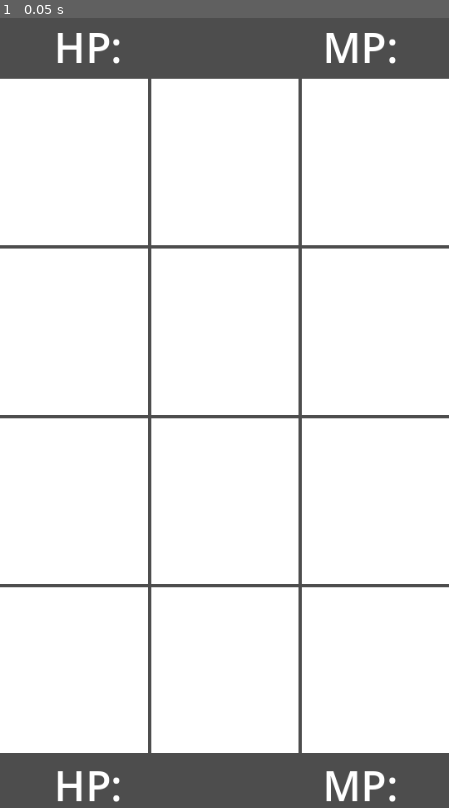
Above: before the commit, frame 1.
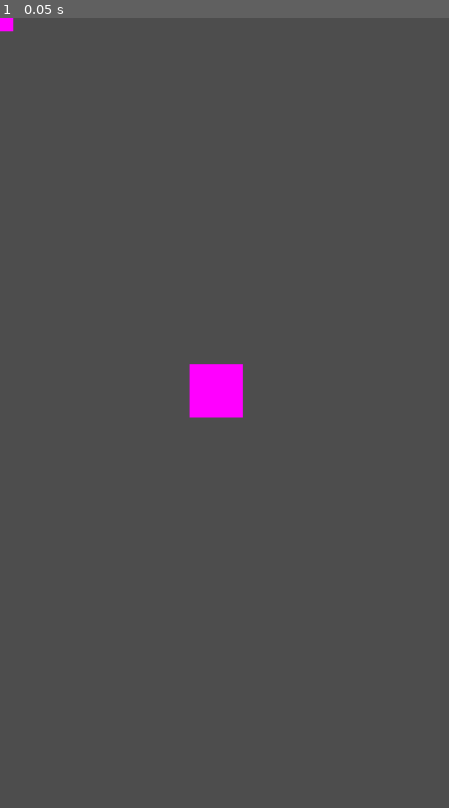
Above: after the commit, the same moment.

Repository: Igorrreha/card-game
Game: Godot game, scene res://main.tscn
Same seed, same stepped clock (60 frames per second), same inputs: the game is played once before the commit and once after it.
Inputs:
- Up to frame 1 (0.05 s): no input

The runs differ from the first frame. In frame 1, 84% of the frame differs, in the area x 0-100%, y 0-100%.
Error after the commit: Parse Error: Argument 1 of annotation "@export_node_path" isn't a constant expression. (res://obj/world_investigation/character/character.gd:4)

Commit message:
World investigation core

Diff:
--- a/main.tscn
+++ b/main.tscn
@@ -1,50 +1,50 @@
-[gd_scene load_steps=5 format=3 uid="uid://bptyo4acexbgm"]
+[gd_scene load_steps=6 format=3 uid="uid://btijmwyeuv7vw"]
 
-[ext_resource type="PackedScene" uid="uid://0vkabsmi5mk3" path="res://obj/card_battle/ui/character_info/character_info.tscn" id="1_cepv7"]
-[ext_resource type="PackedScene" path="res://obj/card_battle/ui/battle_field/battle_field.tscn" id="2_c46e4"]
-[ext_resource type="PackedScene" uid="uid://c5mv61awxomkm" path="res://obj/card_battle/ui/cards_list/cards_list.tscn" id="3_fbjvv"]
-[ext_resource type="Script" path="res://system/card_battle/duel_starter.gd" id="4_51dor"]
+[ext_resource type="PackedScene" uid="uid://cdi76rdok4a0f" path="res://obj/card_battle/duel/card_duel_layout.tscn" id="1_ukgr8"]
+[ext_resource type="PackedScene" uid="uid://b2ncprnqsp5oq" path="res://obj/world_investigation/character/character.tscn" id="2_njudw"]
+[ext_resource type="Script" path="res://obj/world_investigation/ui/joystick.gd" id="3_qusk8"]
+
+[sub_resource type="CircleShape2D" id="CircleShape2D_m5ymu"]
+
+[sub_resource type="NoiseTexture" id="NoiseTexture_l4yfj"]
+width = 64
+height = 64
 
 [node name="Main" type="Node"]
 
-[node name="CardDuelLayout" type="Control" parent="."]
-anchor_right = 1.0
-anchor_bottom = 1.0
+[node name="Location" type="Node2D" parent="."]
 
-[node name="VBoxContainer" type="VBoxContainer" parent="CardDuelLayout"]
-anchor_right = 1.0
-anchor_bottom = 1.0
+[node name="Character" parent="Location" instance=ExtResource( "2_njudw" )]
 
-[node name="Character" parent="CardDuelLayout/VBoxContainer" instance=ExtResource( "1_cepv7" )]
-anchor_left = 0.0
-anchor_top = 0.0
-anchor_right = 0.0
-anchor_bottom = 0.0
-offset_left = 0.0
-offset_top = 0.0
-offset_right = 540.0
-offset_bottom = 100.0
+[node name="Opponent" type="Area2D" parent="Location"]
+position = Vector2(414, 497)
+collision_mask = 0
+monitoring = false
 
-[node name="BattleField" parent="CardDuelLayout/VBoxContainer" instance=ExtResource( "2_c46e4" )]
-anchor_right = 0.0
-anchor_bottom = 0.0
-offset_top = 104.0
-offset_right = 540.0
-offset_bottom = 702.0
+[node name="CollisionShape2D" type="CollisionShape2D" parent="Location/Opponent"]
+shape = SubResource( "CircleShape2D_m5ymu" )
 
-[node name="Character2" parent="CardDuelLayout/VBoxContainer" instance=ExtResource( "1_cepv7" )]
-anchor_left = 0.0
-anchor_top = 0.0
-anchor_right = 0.0
-anchor_bottom = 0.0
-offset_left = 0.0
-offset_top = 706.0
-offset_right = 540.0
-offset_bottom = 806.0
+[node name="CardDuelLayout" parent="." instance=ExtResource( "1_ukgr8" )]
+visible = false
 
-[node name="Cards" parent="CardDuelLayout/VBoxContainer" instance=ExtResource( "3_fbjvv" )]
-offset_top = 810.0
-offset_bottom = 960.0
+[node name="HUD" type="Control" parent="."]
+offset_right = 40.0
+offset_bottom = 40.0
 
-[node name="DuelStarter" type="Node" parent="."]
-script = ExtResource( "4_51dor" )
+[node name="Joystick" type="Control" parent="HUD"]
+offset_left = 283.0
+offset_top = 391.0
+offset_right = 323.0
+offset_bottom = 431.0
+script = ExtResource( "3_qusk8" )
+_max_drag_distance = 200.0
+
+[node name="TextureButton" type="TextureButton" parent="HUD"]
+offset_left = 228.0
+offset_top = 416.0
+offset_right = 740.0
+offset_bottom = 928.0
+texture_normal = SubResource( "NoiseTexture_l4yfj" )
+
+[connection signal="output_updated" from="HUD/Joystick" to="Location/Character" method="update_move_input"]
+[connection signal="pressed" from="HUD/TextureButton" to="Location/Character" method="interact"]
--- a/obj/card_battle/action/summon_minion.gd
+++ b/obj/card_battle/action/summon_minion.gd
@@ -22,3 +22,4 @@
 			var target_cell = battle_field.get_selected_cell()
 			var minion = CardBattleMinion.new(_minion_configuration, actor, target_cell.get_position())
 			target_cell.get_objects().append(minion)
+			minion.spawn()
--- /dev/null
+++ b/obj/card_battle/duel/card_duel_layout.tscn
@@ -0,0 +1,44 @@
+[gd_scene load_steps=4 format=3 uid="uid://cdi76rdok4a0f"]
+
+[ext_resource type="PackedScene" uid="uid://0vkabsmi5mk3" path="res://obj/card_battle/ui/character_info/character_info.tscn" id="1_xkd7c"]
+[ext_resource type="PackedScene" uid="uid://c1s6aj6ya542h" path="res://obj/card_battle/ui/battle_field/battle_field.tscn" id="2_igcib"]
+[ext_resource type="PackedScene" uid="uid://c5mv61awxomkm" path="res://obj/card_battle/ui/cards_list/cards_list.tscn" id="3_3qgip"]
+
+[node name="CardDuelLayout" type="Control"]
+anchor_right = 1.0
+anchor_bottom = 1.0
+
+[node name="VBoxContainer" type="VBoxContainer" parent="."]
+anchor_right = 1.0
+anchor_bottom = 1.0
+
+[node name="Character" parent="VBoxContainer" instance=ExtResource( "1_xkd7c" )]
+anchor_left = 0.0
+anchor_top = 0.0
+anchor_right = 0.0
+anchor_bottom = 0.0
+offset_left = 0.0
+offset_top = 0.0
+offset_right = 540.0
+offset_bottom = 100.0
+
+[node name="BattleField" parent="VBoxContainer" instance=ExtResource( "2_igcib" )]
+anchor_right = 0.0
+anchor_bottom = 0.0
+offset_top = 104.0
+offset_right = 540.0
+offset_bottom = 702.0
+
+[node name="Character2" parent="VBoxContainer" instance=ExtResource( "1_xkd7c" )]
+anchor_left = 0.0
+anchor_top = 0.0
+anchor_right = 0.0
+anchor_bottom = 0.0
+offset_left = 0.0
+offset_top = 706.0
+offset_right = 540.0
+offset_bottom = 806.0
+
+[node name="Cards" parent="VBoxContainer" instance=ExtResource( "3_3qgip" )]
+offset_top = 810.0
+offset_bottom = 960.0
--- a/obj/card_battle/minion/minion.gd
+++ b/obj/card_battle/minion/minion.gd
@@ -26,6 +26,10 @@
 	_current_health = clamp(_current_health - damage, 0, _max_health)
 
 
+func spawn():
+	pass
+
+
 func _init(configuration: CardBattleMinionConfiguration, owner: CardBattleHero,
 		position: CardBattleField.Cell):
 	_owner = owner
--- a/obj/card_battle/ui/battle_field/battle_field.tscn
+++ b/obj/card_battle/ui/battle_field/battle_field.tscn
@@ -1,6 +1,6 @@
-[gd_scene load_steps=2 format=3]
+[gd_scene load_steps=2 format=3 uid="uid://c1s6aj6ya542h"]
 
-[ext_resource type="PackedScene" path="res://obj/card_battle/ui/battle_field/cell/battle_field_cell.tscn" id="1_01xkm"]
+[ext_resource type="PackedScene" uid="uid://c3ieojs2wys6" path="res://obj/card_battle/ui/battle_field/cell/battle_field_cell.tscn" id="1_01xkm"]
 
 [node name="BattleField" type="Control"]
 anchor_right = 1.0
--- a/obj/card_battle/ui/battle_field/cell/battle_field_cell.tscn
+++ b/obj/card_battle/ui/battle_field/cell/battle_field_cell.tscn
@@ -1,4 +1,11 @@
-[gd_scene format=3 uid="uid://c3ieojs2wys6"]
+[gd_scene load_steps=3 format=3 uid="uid://c3ieojs2wys6"]
+
+[sub_resource type="FastNoiseLite" id="FastNoiseLite_l4ots"]
+
+[sub_resource type="NoiseTexture" id="NoiseTexture_cjlxe"]
+width = 32
+height = 32
+noise = SubResource( "FastNoiseLite_l4ots" )
 
 [node name="BattleFieldCell" type="Control"]
 minimum_size = Vector2(100, 100)
@@ -9,6 +16,13 @@
 size_flags_horizontal = 3
 size_flags_vertical = 3
 
-[node name="TextureRect" type="ColorRect" parent="."]
+[node name="Background" type="ColorRect" parent="."]
 anchor_right = 1.0
 anchor_bottom = 1.0
+
+[node name="Minon" type="TextureRect" parent="."]
+anchor_right = 1.0
+anchor_bottom = 1.0
+texture = SubResource( "NoiseTexture_cjlxe" )
+ignore_texture_size = true
+stretch_mode = 5
--- /dev/null
+++ b/obj/world_investigation/character/character.gd
@@ -0,0 +1,36 @@
+extends CharacterBody2D
+
+
+@export_node_path(Area2D) var _interaction_area_path
+@export var _speed = 300.0
+
+var _move_input: Vector2
+
+@onready var _interaction_zone: Area2D = get_node(_interaction_area_path) as Area2D
+
+
+func update_move_input(input: Vector2):
+	_move_input = input
+
+
+func interact():
+	print("interaction")
+	var interactive_areas = _interaction_zone.get_overlapping_areas().filter(func(area):
+		area.is_in_group("interactable"))
+
+	if interactive_areas.is_empty():
+		return
+
+	interactive_areas.interact()
+
+
+func _physics_process(delta):
+	_process_move(delta)
+
+
+func _process_move(delta):
+	if _move_input.length() == 0:
+		return
+
+	velocity = _move_input.normalized() * _speed
+	move_and_slide()
--- /dev/null
+++ b/obj/world_investigation/character/character.tscn
@@ -0,0 +1,32 @@
+[gd_scene load_steps=5 format=3 uid="uid://b2ncprnqsp5oq"]
+
+[ext_resource type="Script" path="res://obj/world_investigation/character/character.gd" id="1_m35mn"]
+
+[sub_resource type="CircleShape2D" id="CircleShape2D_gpvv2"]
+radius = 50.0
+
+[sub_resource type="CircleShape2D" id="CircleShape2D_uxv0k"]
+radius = 200.0
+
+[sub_resource type="NoiseTexture" id="NoiseTexture_q7481"]
+width = 32
+height = 32
+
+[node name="Character" type="CharacterBody2D"]
+motion_mode = 1
+moving_platform_apply_velocity_on_leave = 2
+script = ExtResource( "1_m35mn" )
+_interaction_area_path = NodePath("InteractionArea")
+
+[node name="CollisionShape2D" type="CollisionShape2D" parent="."]
+shape = SubResource( "CircleShape2D_gpvv2" )
+
+[node name="InteractionArea" type="Area2D" parent="."]
+collision_layer = 0
+monitorable = false
+
+[node name="CollisionShape2D" type="CollisionShape2D" parent="InteractionArea"]
+shape = SubResource( "CircleShape2D_uxv0k" )
+
+[node name="Sprite2D" type="Sprite2D" parent="."]
+texture = SubResource( "NoiseTexture_q7481" )
--- /dev/null
+++ b/obj/world_investigation/ui/joystick.gd
@@ -0,0 +1,56 @@
+extends Control
+
+
+signal output_updated(Vector2)
+
+
+@export var _max_drag_distance: float
+
+var _is_dragged: bool
+var _drag_position: Vector2
+
+
+func _start_drag(drag_position: Vector2):
+	if drag_position.length() > _max_drag_distance:
+		return
+
+	_is_dragged = true
+	_drag(drag_position)
+
+
+func _drag(drag_position: Vector2):
+	if drag_position.length() > _max_drag_distance:
+		drag_position = drag_position.normalized() * _max_drag_distance
+
+	_drag_position = drag_position
+	output_updated.emit(_drag_position)
+	update()
+
+
+func _end_drag():
+	_drag_position = Vector2.ZERO
+	_is_dragged = false
+	_drag(_drag_position)
+
+
+func _draw():
+	draw_arc(Vector2.ZERO, _max_drag_distance, 0, PI * 2, 64, Color.WHITE, 10)
+	draw_circle(_drag_position, 30, Color.WHITE)
+
+
+func _input(event):
+	var screen_touch = event as InputEventScreenTouch
+	if screen_touch:
+		if _is_dragged and not screen_touch.pressed:
+			_end_drag()
+			return
+
+		if not _is_dragged and screen_touch.pressed:
+			_start_drag(screen_touch.position - global_position)
+
+	if not _is_dragged:
+		return
+
+	var screen_drag = event as InputEventScreenDrag
+	if _is_dragged and screen_drag:
+		_drag(screen_drag.position - global_position)
--- a/project.godot
+++ b/project.godot
@@ -66,3 +66,11 @@
 window/size/viewport_width=540
 window/size/viewport_height=960
 window/handheld/orientation=1
+
+[input_devices]
+
+pointing/emulate_touch_from_mouse=true
+
+[layer_names]
+
+2d_physics/layer_1="interaction"
